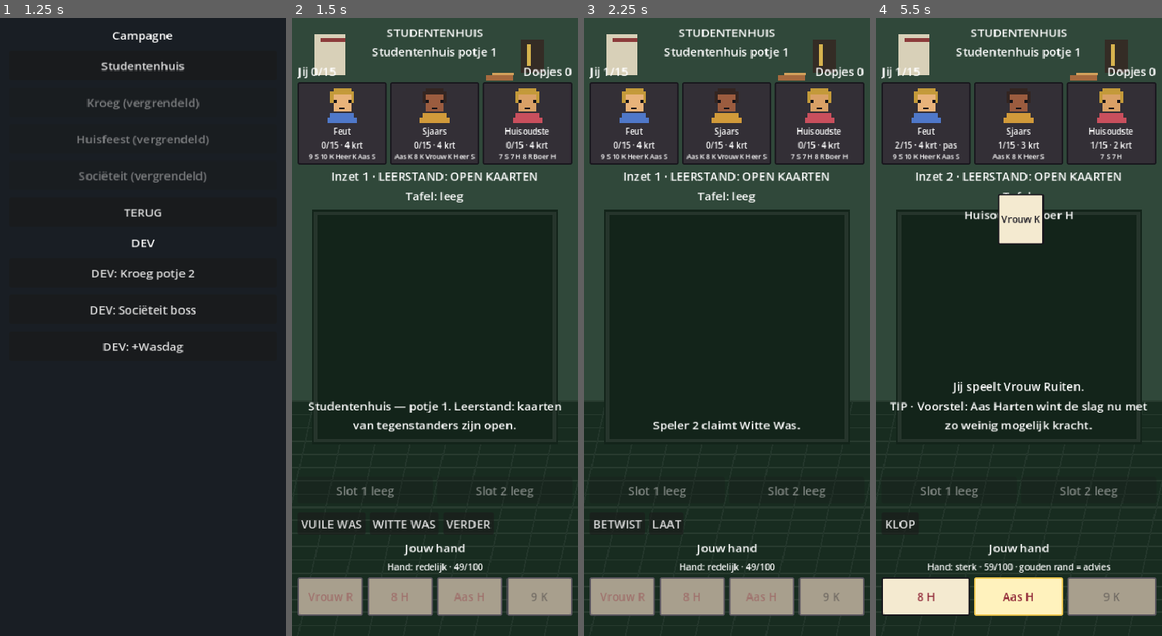
Above: before the commit, frames 1-4 (left to right).
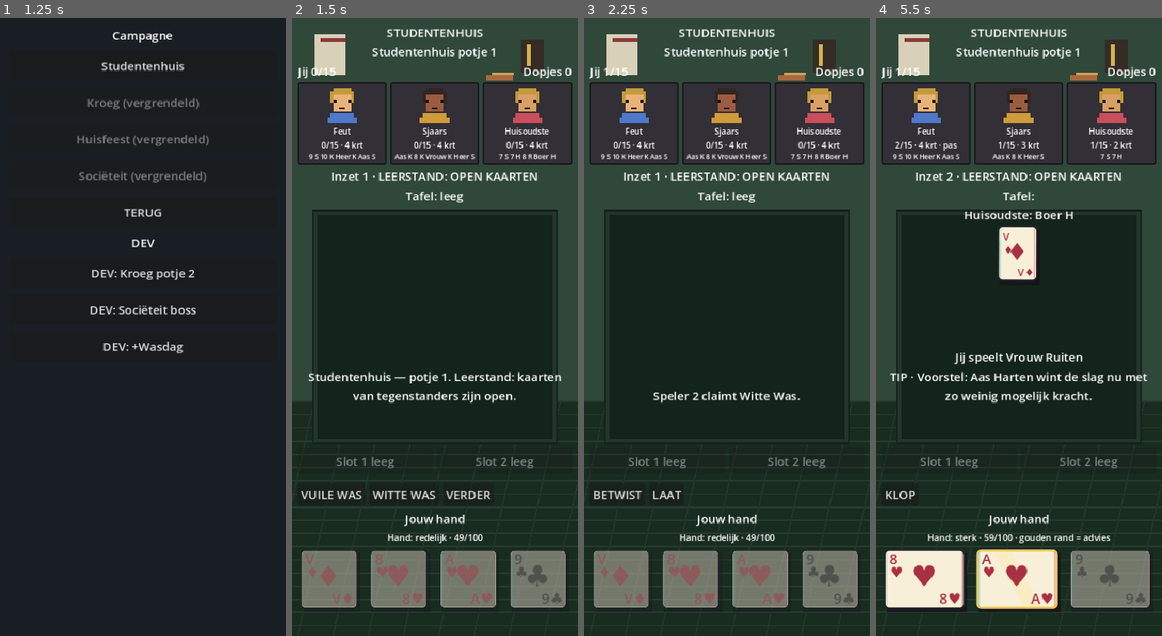
Above: after the commit, the same moments.

Repository: arnaudhfst33/toepnacht
Game: Godot game, scene res://scenes/menu.tscn
Same seed, same stepped clock (60 frames per second), same inputs: the game is played once before the commit and once after it.
Inputs (mouse positions are in pixels of both pictures, inside the frame that each line leads up to):
- Up to frame 1 (1.25 s): click "SPELEN" at 0.5 s
- Up to frame 2 (1.5 s): click "Studentenhuis" at 1.25 s
- Up to frame 3 (2.25 s): click "VUILE WAS" at 2 s
- Up to frame 4 (5.5 s): click "BETWIST" at 2.75 s; click "LAAT" at 3.5 s; click "KLOP" at 4.25 s; click (913, 598) at 5 s, where only the run before the commit has a clickable "Vrouw R"

Frame 1 is identical in both runs. In frame 2, 13% of the frame differs, in the area x 1-99%, y 57-97%; in frame 3, 11%; in frame 4, 14%, in the area x 1-99%, y 28-97%.

Commit message:
Polish cards shop and game pacing

Diff:
--- a/scripts/systems/power_up_catalog.gd
+++ b/scripts/systems/power_up_catalog.gd
@@ -48,6 +48,48 @@
 			return 0
 
 
+static func description(id: String) -> String:
+	match id:
+		PowerUpId.KAARTJE_RUILEN:
+			return "Ruil één kaart uit je hand voor een nieuwe kaart uit de stapel."
+		PowerUpId.EVEN_SPIEKEN:
+			return "Bekijk één willekeurige kaart van een tegenstander."
+		PowerUpId.OP_HET_RANDJE:
+			return "Eenmalige redding: als je af zou zijn, blijf je automatisch staan op 14 strafpunten."
+		PowerUpId.RONDJE_VAN_DE_ZAAK:
+			return "Haal één strafpunt van je eigen totaal af."
+		PowerUpId.HUISVOORDEEL:
+			return "Ruil één kaart en kies daarna de beste van twee nieuwe kaarten."
+		PowerUpId.WASDAG:
+			return "Voorkom het strafpunt als jouw geblufte Was wordt betrapt."
+		PowerUpId.DUBBEL_KLOPPEN:
+			return "Maak je volgende KLOP extra waardevol: winst levert twee extra bierdopjes op."
+		PowerUpId.STALEN_ZENUWEN:
+			return "Ga automatisch MEE en krijg bij verlies één strafpunt minder."
+		_:
+			return "Onbekend effect."
+
+
+static func timing(id: String) -> String:
+	match id:
+		PowerUpId.KAARTJE_RUILEN, PowerUpId.HUISVOORDEEL:
+			return "Gebruik vóórdat je eerste kaart is gespeeld."
+		PowerUpId.EVEN_SPIEKEN:
+			return "Gebruik wanneer jij een keuze mag maken."
+		PowerUpId.OP_HET_RANDJE:
+			return "Automatisch zodra je 15 punten zou bereiken."
+		PowerUpId.RONDJE_VAN_DE_ZAAK:
+			return "Gebruik tussen twee slagen of rondes."
+		PowerUpId.WASDAG:
+			return "Gebruik zodra een tegenstander jouw Was betwist."
+		PowerUpId.DUBBEL_KLOPPEN:
+			return "Activeer vlak vóór je op KLOP drukt."
+		PowerUpId.STALEN_ZENUWEN:
+			return "Gebruik wanneer je na een KLOP moet kiezen."
+		_:
+			return ""
+
+
 static func is_implemented(id: String) -> bool:
 	return PowerUpId.all_ids().find(id) >= 0
 
--- /dev/null
+++ b/scripts/ui/playing_card_face.gd
@@ -0,0 +1,103 @@
+class_name PlayingCardFace
+extends Control
+
+## Drawn card face used by the hand and play animations. It stays readable on
+## small phone screens without depending on external card artwork.
+
+var card: Card = null
+var recommended: bool = false
+var _pulse: float = 0.0
+
+
+func configure(p_card: Card, p_recommended: bool = false) -> void:
+	card = p_card
+	recommended = p_recommended
+	mouse_filter = Control.MOUSE_FILTER_IGNORE
+	set_process(recommended)
+	queue_redraw()
+
+
+func _process(delta: float) -> void:
+	_pulse += delta
+	queue_redraw()
+
+
+func _draw() -> void:
+	if card == null or size.x < 20.0 or size.y < 30.0:
+		return
+	var shadow_rect := Rect2(6, 7, size.x - 10, size.y - 11)
+	draw_rect(shadow_rect, Color("16131dcc"))
+	var face_rect := Rect2(3, 2, size.x - 10, size.y - 11)
+	var border := Color("efc65a") if recommended else Color("2a2430")
+	var face := StyleBoxFlat.new()
+	face.bg_color = Color("f8efd8")
+	face.border_color = border
+	face.set_border_width_all(3 if recommended else 2)
+	face.corner_radius_top_left = 6
+	face.corner_radius_top_right = 6
+	face.corner_radius_bottom_left = 6
+	face.corner_radius_bottom_right = 6
+	draw_style_box(face, face_rect)
+
+	# Offset cyan/magenta pixels give a restrained retro print effect.
+	draw_rect(Rect2(face_rect.position + Vector2(3, 3), Vector2(2, face_rect.size.y - 6)), Color("43c5c455"))
+	draw_rect(Rect2(face_rect.end - Vector2(5, face_rect.size.y - 3), Vector2(2, face_rect.size.y - 6)), Color("df557055"))
+	if recommended:
+		var glow := 0.12 + sin(_pulse * 3.2) * 0.05
+		draw_colored_polygon(PackedVector2Array([
+			face_rect.position + Vector2(face_rect.size.x * 0.2, 2),
+			face_rect.position + Vector2(face_rect.size.x * 0.42, 2),
+			face_rect.position + Vector2(face_rect.size.x * 0.8, face_rect.size.y - 2),
+			face_rect.position + Vector2(face_rect.size.x * 0.58, face_rect.size.y - 2),
+		]), Color(1.0, 0.88, 0.4, glow))
+
+	var ink := Color("a92f42") if _is_red() else Color("1a1921")
+	var font := get_theme_default_font()
+	var short_rank := _short_rank()
+	var suit := _suit_symbol()
+	var corner_size := clampi(int(size.x * 0.23), 13, 20)
+	var center_size := clampi(int(size.x * 0.5), 25, 40)
+	draw_string(font, face_rect.position + Vector2(7, 20), short_rank, HORIZONTAL_ALIGNMENT_LEFT, -1, corner_size, ink)
+	draw_string(font, face_rect.position + Vector2(8, 38), suit, HORIZONTAL_ALIGNMENT_LEFT, -1, corner_size, ink)
+	draw_string(font, Vector2(face_rect.position.x, face_rect.position.y + face_rect.size.y * 0.62), suit, HORIZONTAL_ALIGNMENT_CENTER, face_rect.size.x, center_size, ink)
+	draw_string(font, Vector2(face_rect.position.x + 5, face_rect.end.y - 7), short_rank + suit, HORIZONTAL_ALIGNMENT_RIGHT, face_rect.size.x - 10, corner_size, ink)
+
+
+func _short_rank() -> String:
+	match card.rank:
+		Card.Rank.JACK:
+			return "B"
+		Card.Rank.QUEEN:
+			return "V"
+		Card.Rank.KING:
+			return "H"
+		Card.Rank.ACE:
+			return "A"
+		Card.Rank.SEVEN:
+			return "7"
+		Card.Rank.EIGHT:
+			return "8"
+		Card.Rank.NINE:
+			return "9"
+		Card.Rank.TEN:
+			return "10"
+		_:
+			return "?"
+
+
+func _suit_symbol() -> String:
+	match card.suit:
+		Card.Suit.HEARTS:
+			return "♥"
+		Card.Suit.DIAMONDS:
+			return "♦"
+		Card.Suit.CLUBS:
+			return "♣"
+		Card.Suit.SPADES:
+			return "♠"
+		_:
+			return "?"
+
+
+func _is_red() -> bool:
+	return card.suit == Card.Suit.HEARTS or card.suit == Card.Suit.DIAMONDS
--- a/scripts/ui/shop_ui.gd
+++ b/scripts/ui/shop_ui.gd
@@ -38,9 +38,16 @@
 	root.add_child(caps_label)
 	slots_label = UiLayout.wrap_label()
 	root.add_child(slots_label)
+	var help := UiLayout.wrap_label()
+	help.text = "Kies slim · je kunt maximaal 2 power-ups bewaren"
+	help.modulate = Color("d9c98f")
+	root.add_child(help)
+	var scroll := ScrollContainer.new()
+	scroll.size_flags_vertical = Control.SIZE_EXPAND_FILL
+	root.add_child(scroll)
 	offer_row = UiLayout.vbox(10)
 	offer_row.size_flags_vertical = Control.SIZE_EXPAND_FILL
-	root.add_child(offer_row)
+	scroll.add_child(offer_row)
 	var verder := Button.new()
 	verder.text = "VERDER"
 	UiLayout.fit_button(verder)
@@ -65,12 +72,26 @@
 		return
 	for i in run.shop.offerings.size():
 		var id := str(run.shop.offerings[i])
-		var card := UiLayout.vbox(4)
+		var panel := PanelContainer.new()
+		panel.add_theme_stylebox_override("panel", UiLayout.pixel_panel(Color("29202ddd"), Color("d6aa4c")))
+		offer_row.add_child(panel)
+		var card := UiLayout.vbox(5)
+		panel.add_child(card)
 		var info := UiLayout.wrap_label(HORIZONTAL_ALIGNMENT_LEFT)
-		info.text = "%s\n%d dopjes" % [PowerUpCatalog.display_name(id), PowerUpCatalog.cost(id)]
+		info.text = "%s  ·  %d DOPJES" % [PowerUpCatalog.display_name(id).to_upper(), PowerUpCatalog.cost(id)]
+		info.add_theme_color_override("font_color", Color("f2d477"))
 		card.add_child(info)
+		var effect := UiLayout.wrap_label(HORIZONTAL_ALIGNMENT_LEFT)
+		effect.text = PowerUpCatalog.description(id)
+		effect.add_theme_font_size_override("font_size", 13)
+		card.add_child(effect)
+		var timing := UiLayout.wrap_label(HORIZONTAL_ALIGNMENT_LEFT)
+		timing.text = PowerUpCatalog.timing(id)
+		timing.add_theme_font_size_override("font_size", 11)
+		timing.modulate = Color("b8d7cf")
+		card.add_child(timing)
 		var buy := Button.new()
-		buy.text = "KOOP"
+		buy.text = "KOOP · %d DOPJES" % PowerUpCatalog.cost(id)
 		UiLayout.fit_button(buy)
 		buy.custom_minimum_size = Vector2(0, 36)
 		var idx := i
@@ -79,8 +100,17 @@
 			_refresh()
 		)
 		buy.disabled = (not run.has_inventory_slot()) or run.beer_caps < PowerUpCatalog.cost(id)
+		if not run.has_inventory_slot():
+			buy.text = "SLOTS VOL"
+		elif run.beer_caps < PowerUpCatalog.cost(id):
+			buy.text = "TE WEINIG DOPJES"
 		card.add_child(buy)
-		offer_row.add_child(card)
+		panel.modulate.a = 0.0
+		panel.position.x = 24.0
+		var delay := float(i) * 0.08
+		var tween := panel.create_tween().set_parallel(true)
+		tween.tween_property(panel, "modulate:a", 1.0, 0.28).set_delay(delay)
+		tween.tween_property(panel, "position:x", 0.0, 0.32).set_delay(delay).set_trans(Tween.TRANS_BACK).set_ease(Tween.EASE_OUT)
 
 
 func _on_verder() -> void:
--- a/scripts/ui/table_session.gd
+++ b/scripts/ui/table_session.gd
@@ -389,6 +389,8 @@
 func _queue_card_event(player_id: int, card: Card) -> void:
 	presentation_events.append({
 		"player_id": player_id,
+		"player_name": _name(player_id),
+		"card": card,
 		"label": UiLayout.compact_card(card),
 		"red": card.suit == Card.Suit.HEARTS or card.suit == Card.Suit.DIAMONDS,
 	})
--- a/scripts/ui/table_ui.gd
+++ b/scripts/ui/table_ui.gd
@@ -211,7 +211,7 @@
 
 	hand_row = UiLayout.hbox(6)
 	hand_row.size_flags_vertical = Control.SIZE_SHRINK_END
-	hand_row.custom_minimum_size.y = 52
+	hand_row.custom_minimum_size.y = 92
 	bottom.add_child(hand_row)
 
 	animation_layer = Control.new()
@@ -423,12 +423,10 @@
 	var recommended := CardAdvisor.recommended_card(game) if _tips_enabled() else null
 	for card in human.hand:
 		var button := Button.new()
-		button.text = UiLayout.compact_card(card)
+		button.text = ""
 		UiLayout.fit_button(button)
-		UiLayout.style_card_button(button, card.suit == Card.Suit.HEARTS or card.suit == Card.Suit.DIAMONDS)
-		if recommended != null and recommended.equals(card):
-			UiLayout.highlight_card_button(button)
-		button.custom_minimum_size = Vector2(0, 52)
+		button.flat = true
+		button.custom_minimum_size = Vector2(0, 88)
 		var is_legal := false
 		for legal_card in legal:
 			if legal_card.equals(card):
@@ -437,6 +435,11 @@
 		button.disabled = (not human_turn) or (not is_legal)
 		if session.power_mode == "ruilen" or session.power_mode == "huis_discard":
 			button.disabled = false
+		var face := PlayingCardFace.new()
+		face.set_anchors_preset(Control.PRESET_FULL_RECT)
+		face.configure(card, recommended != null and recommended.equals(card))
+		face.modulate = Color(1, 1, 1, 0.42) if button.disabled else Color.WHITE
+		button.add_child(face)
 		var card_tip := CardAdvisor.card_tooltip(card, is_legal)
 		if recommended != null and recommended.equals(card):
 			card_tip = "Aanbevolen. " + card_tip
@@ -470,9 +473,9 @@
 
 func _animate_card(button: Button, target: Vector2) -> void:
 	button.pivot_offset = button.size * 0.5
-	var duration := 0.08
+	var duration := 0.14
 	if session.flow != null and str(session.flow.campaign.settings.get("animation_speed", "normal")) == "fast":
-		duration = 0.04
+		duration = 0.07
 	var tween := button.create_tween()
 	tween.set_trans(Tween.TRANS_QUAD)
 	tween.set_ease(Tween.EASE_OUT)
@@ -483,47 +486,53 @@
 	if animation_running:
 		return
 	animation_running = true
+	animation_layer.mouse_filter = Control.MOUSE_FILTER_STOP
 	var events := session.take_presentation_events()
 	await get_tree().process_frame
 	for event in events:
 		await _animate_play_event(event)
 	animation_running = false
+	animation_layer.mouse_filter = Control.MOUSE_FILTER_IGNORE
+	_refresh()
 	if not session.presentation_events.is_empty():
 		_play_presentation_events.call_deferred()
 
 
 func _animate_play_event(event: Dictionary) -> void:
 	_sfx("card")
-	var ghost := Label.new()
-	ghost.text = str(event.get("label", "?"))
-	ghost.horizontal_alignment = HORIZONTAL_ALIGNMENT_CENTER
-	ghost.vertical_alignment = VERTICAL_ALIGNMENT_CENTER
-	ghost.custom_minimum_size = Vector2(58, 74)
-	var is_red := bool(event.get("red", false))
-	ghost.add_theme_color_override("font_color", Color("8f2636") if is_red else Color("191821"))
-	ghost.add_theme_font_size_override("font_size", 14)
-	ghost.add_theme_stylebox_override("normal", UiLayout.pixel_panel(Color("f4ead0")))
+	var ghost := PlayingCardFace.new()
+	ghost.custom_minimum_size = Vector2(64, 86)
+	ghost.size = Vector2(64, 86)
+	var played_card: Card = event.get("card")
+	ghost.configure(played_card)
 	animation_layer.add_child(ghost)
+	status_label.text = "%s speelt %s" % [str(event.get("player_name", "Speler")), str(played_card)]
 	var player_id := int(event.get("player_id", 0))
-	var start_global := Vector2(size.x * 0.5 - 29, size.y - 120)
+	var start_global := Vector2(size.x * 0.5 - 32, size.y - 130)
 	if player_id > 0 and opponent_portraits.has(player_id):
 		var portrait: Control = opponent_portraits[player_id]
-		start_global = portrait.global_position + portrait.size * 0.5 - Vector2(29, 37)
-	var end_global := trick_label.global_position + trick_label.size * 0.5 - Vector2(29, 37)
+		start_global = portrait.global_position + portrait.size * 0.5 - Vector2(32, 43)
+	var end_global := trick_label.global_position + trick_label.size * 0.5 - Vector2(32, 43)
 	ghost.global_position = start_global
-	ghost.scale = Vector2(0.82, 0.82)
+	ghost.scale = Vector2(0.72, 0.72)
+	ghost.rotation = -0.12 if player_id % 2 == 0 else 0.12
 	ghost.modulate.a = 0.0
-	var duration := 0.24
+	var duration := 0.52
 	if session.flow != null and str(session.flow.campaign.settings.get("animation_speed", "normal")) == "fast":
-		duration = 0.12
+		duration = 0.24
 	var tween := ghost.create_tween().set_parallel(true)
-	tween.set_trans(Tween.TRANS_QUAD)
+	tween.set_trans(Tween.TRANS_BACK)
 	tween.set_ease(Tween.EASE_OUT)
 	tween.tween_property(ghost, "global_position", end_global, duration)
 	tween.tween_property(ghost, "scale", Vector2.ONE, duration)
+	tween.tween_property(ghost, "rotation", 0.0, duration)
 	tween.tween_property(ghost, "modulate:a", 1.0, minf(duration, 0.1))
 	await tween.finished
-	var pause := 0.09 if duration > 0.2 else 0.04
+	var settle := ghost.create_tween()
+	settle.tween_property(ghost, "scale", Vector2(1.06, 0.96), 0.08)
+	settle.tween_property(ghost, "scale", Vector2.ONE, 0.1)
+	await settle.finished
+	var pause := 0.34 if duration > 0.3 else 0.12
 	await get_tree().create_timer(pause).timeout
 	ghost.queue_free()
 
--- a/tests/campaign_tests.gd
+++ b/tests/campaign_tests.gd
@@ -23,6 +23,7 @@
 	_test_no_duplicate_round_reward()
 	_test_loss_clears_beer_caps()
 	_test_shop_three_offerings()
+	_test_shop_descriptions()
 	_test_shop_prices_and_slots()
 	_test_shop_visit_does_not_reroll()
 	_test_kaartje_ruilen()
@@ -258,6 +259,12 @@
 	_expect_eq(flow.campaign.shop.offerings.size(), 3, "shop shows exactly 3 offerings")
 	for id in flow.campaign.shop.offerings:
 		_expect(PowerUpCatalog.is_implemented(str(id)), "shop offering is implemented")
+
+
+func _test_shop_descriptions() -> void:
+	for id in PowerUpId.all_ids():
+		_expect(PowerUpCatalog.description(id).length() >= 20, "%s has a clear shop effect" % id)
+		_expect(PowerUpCatalog.timing(id).length() >= 15, "%s explains when it can be used" % id)
 
 
 func _test_shop_prices_and_slots() -> void:
